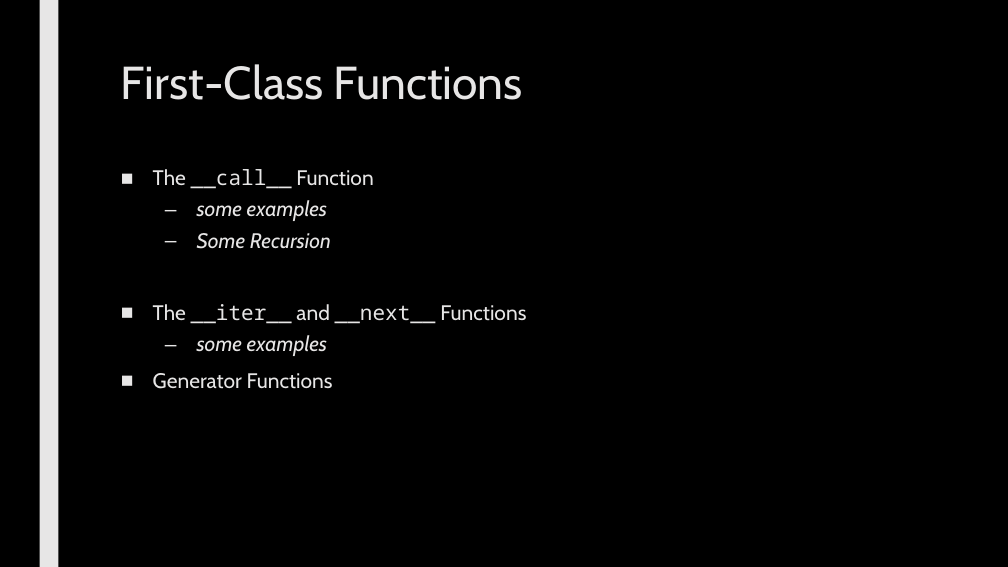
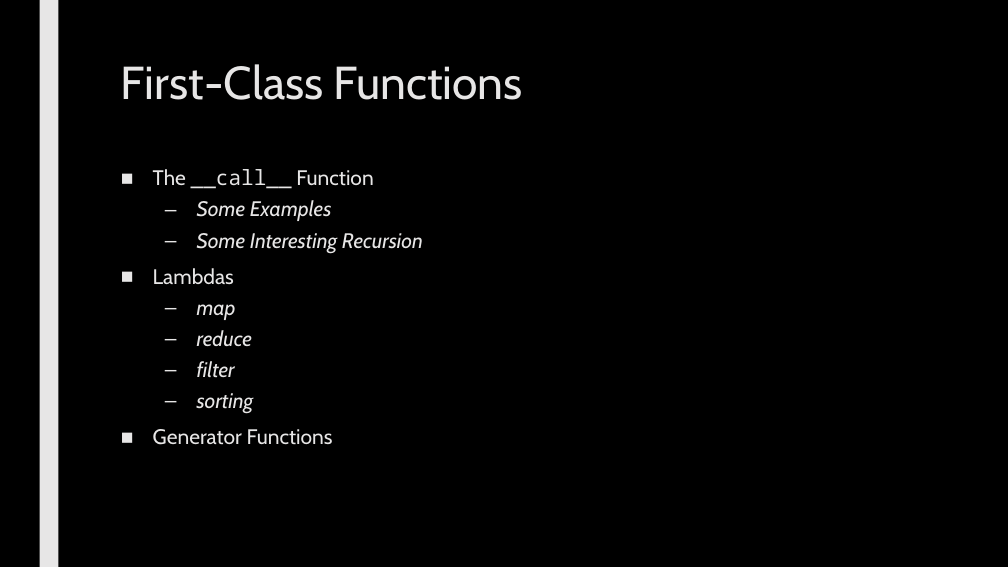
Before and after one commit to max7patek/metaprogramming, a slide deck: slide 2 of slides/02-FirstClassFunctions.pptx. Drawn at 1008x567 pixels with LibreOffice and Linux fonts; fonts in the diff are those of the drawing. Boxes give left, top, right and bottom in pixels: in the first picture for what was removed or moved away, otherwise in the second. Text is boxed around its words. In the diff, an @@ line names an element or a change of style, - is before the commit and + after.

Commit message:
Finshed draft of First-Class Functions slides

```diff
--- a/slides/02-FirstClassFunctions.pptx
+++ b/slides/02-FirstClassFunctions.pptx
@@ text at (x1=153, y1=200, x2=423, y2=414): text changed @@
-  – some examples
-  – Some Recursion
-■ The __iter__ and __next__ Functions
-  – some examples
+  – Some Examples
+  – Some Interesting Recursion
+■ Lambdas
+  – map
+  – reduce
+  – filter
+  – sorting
```
Also in this commit, not shown: 16 slides added, 2 slides removed.
